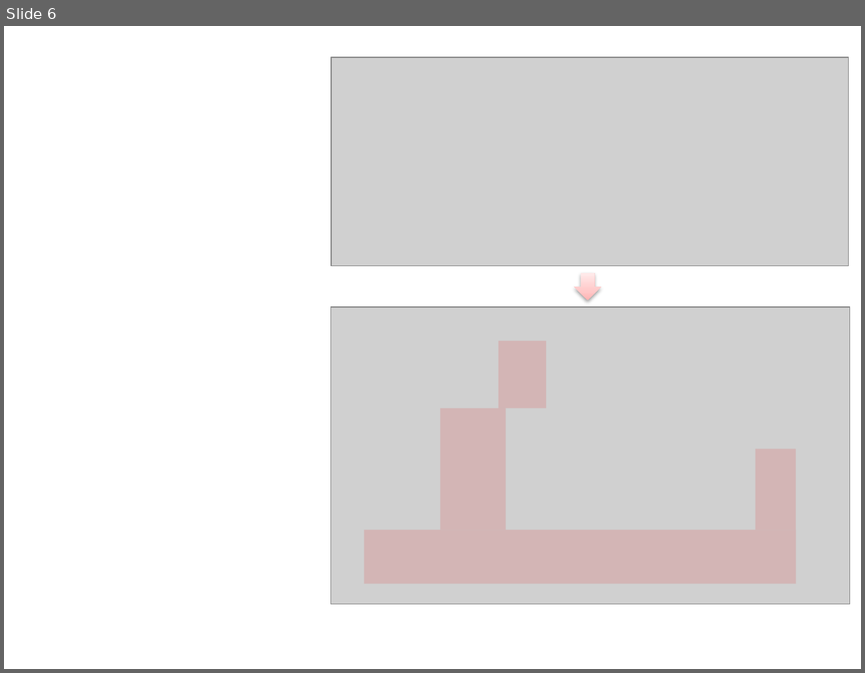
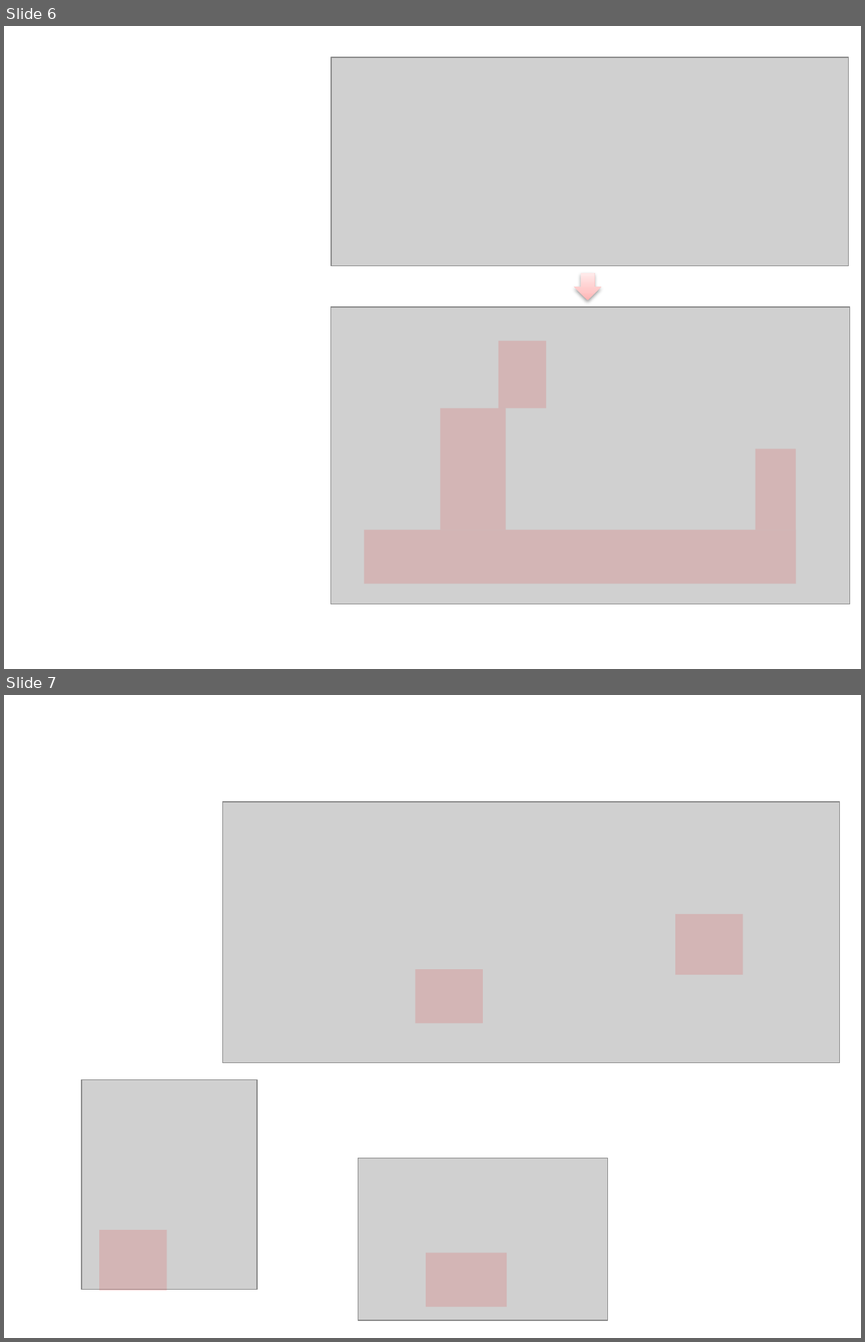
Before and after one commit to camunda-consulting/camunda-7-code-examples, a slide deck: snippets/migrate-third-party-to-camunda/docs/doku.pptx. Shown one above the other, each under a label of ours: slide 6 before the commit, slides 6 and 7 after it. The pictures are 865x673 and 865x1342 pixels, drawn with LibreOffice and Linux fonts; fonts in the diff are those of the drawing; grey boxes stand for pictures. Boxes give left, top, right and bottom in pixels: in the first picture for what was removed or moved away, otherwise in the second. Text is boxed around its words. In the diff, an @@ line names an element or a change of style, - is before the commit and + after.

```diff
--- a/snippets/migrate-third-party-to-camunda/docs/doku.pptx
+++ b/snippets/migrate-third-party-to-camunda/docs/doku.pptx
@@ slide 7 added at (x1=4, y1=695, x2=861, y2=1338), background #FFFFFF @@
@@ picture added at (x1=222, y1=802, x2=839, y2=1064) @@
@@ rectangle added at (x1=675, y1=913, x2=742, y2=974), fill #DD5F5F at 23% opacity @@
@@ rectangle added at (x1=415, y1=969, x2=483, y2=1023), fill #DD5F5F at 23% opacity @@
@@ picture added at (x1=82, y1=1080, x2=258, y2=1289) @@
@@ picture added at (x1=358, y1=1157, x2=607, y2=1320) @@
@@ rectangle added at (x1=99, y1=1229, x2=167, y2=1291), fill #DD5F5F at 23% opacity @@
@@ rectangle added at (x1=426, y1=1253, x2=506, y2=1307), fill #DD5F5F at 23% opacity @@
```
Also in this commit, not shown: 2 slides changed, 1 slide removed, 21 other files.
